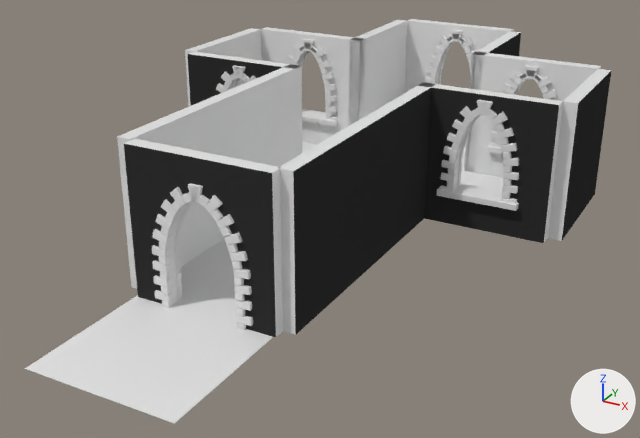
Two versions of the Blender file ProxyChurch.blend, one commit apart.
The view is the same before and after, from a camera (50 mm lens) standing at (12.36, -15.13, 10.6) and looking at (1.07, 5.4, 0.34). The axes (+X, +Y, +Z) are drawn at lower right. The lights are the same throughout.

Objects in the first picture: 'Archway Bricks.001_proxy', 'Floor.001_proxy', 'Floor.001_proxy.004', 'Floor.001_proxy.005', 'Floor.001_proxy.006', 'Wall.001_proxy', 'Wall.001_proxy.001', 'Wall.001_proxy.002', 'Wall.001_proxy.003', 'Wall.001_proxy.004', 'Wall.001_proxy.005', 'Wall.001_proxy.006', 'Wall.001_proxy.007', 'Window.001_proxy', 'Window.001_proxy.001', 'Window.001_proxy.002', 'Window.001_proxy.003', 'Window.001_proxy.004'.
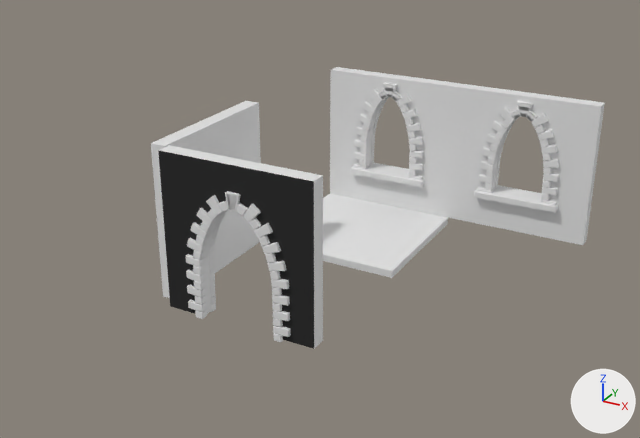
Commit message: 20 Linking Blend Files - Library Overrides

Patch to the scene script:
```diff
--- a/ProxyChurch.blend.py
+++ b/ProxyChurch.blend.py
@@ ob_archway_bricks_001_proxy @@
 ob_archway_bricks_001_proxy = bpy.data.objects.new('Archway Bricks.001_proxy', me_cube_010)
-ob_archway_bricks_001_proxy.location = (2.0, 0.0, 0.0)
+ob_archway_bricks_001_proxy.location = (3.0, 0.0, 0.0)
 ob_archway_bricks_001_proxy.rotation_euler = (0.0, 0.0, 3.142)  # degrees (0, 0, 180)
@@ ob_floor_001_proxy @@
-ob_floor_001_proxy = bpy.data.objects.new('Floor.001_proxy', me_plane)
@@ ob_wall_001_proxy @@
 ob_wall_001_proxy = bpy.data.objects.new('Wall.001_proxy', me_cube_003)
-ob_wall_001_proxy.location = (-1.0, 0.0, 0.0)
-ob_wall_001_proxy.rotation_euler = (0.0, 0.0, -4.712)  # degrees (0, 0, -270)
+ob_wall_001_proxy.location = (0.0, 0.0, 0.0)
+ob_wall_001_proxy.rotation_euler = (0.0, 0.0, 1.571)  # degrees (0, 0, 90)
@@ ob_window_001_proxy @@
-ob_window_001_proxy = bpy.data.objects.new('Window.001_proxy', me_cube_011)
@@ ob_wall_001_proxy_001 @@
-ob_wall_001_proxy_001 = bpy.data.objects.new('Wall.001_proxy.001', me_cube_003)
@@ ob_floor_001_proxy_001 @@
 ob_floor_001_proxy_001 = bpy.data.objects.new('Floor.001_proxy.001', me_plane)
-ob_floor_001_proxy_001.location = (-1.0, 4.0, 0.0)
+ob_floor_001_proxy_001.location = (0.0, 4.0, 0.0)
+_m = ob_floor_001_proxy_001.modifiers.new('Solidify', 'SOLIDIFY')
+_m.thickness = 0.2
+_m.nonmanifold_thickness_mode = 'FIXED'
+_m.nonmanifold_merge_threshold = 0.0003
@@ ob_floor_001_proxy_002 @@
-ob_floor_001_proxy_002 = bpy.data.objects.new('Floor.001_proxy.002', me_plane)
@@ ob_floor_001_proxy_003 @@
-ob_floor_001_proxy_003 = bpy.data.objects.new('Floor.001_proxy.003', me_plane)
@@ ob_window_001_proxy_001 @@
-ob_window_001_proxy_001 = bpy.data.objects.new('Window.001_proxy.001', me_cube_011)
@@ ob_window_001_proxy_002 @@
 ob_window_001_proxy_002 = bpy.data.objects.new('Window.001_proxy.002', me_cube_011)
-ob_window_001_proxy_002.location = (3.0, 12.0, 0.0)
+ob_window_001_proxy_002.location = (4.0, 8.0, 0.0)
@@ ob_window_001_proxy_003 @@
 ob_window_001_proxy_003 = bpy.data.objects.new('Window.001_proxy.003', me_cube_011)
-ob_window_001_proxy_003.location = (-1.0, 8.0, 0.0)
-ob_window_001_proxy_003.rotation_euler = (0.0, 0.0, 3.142)  # degrees (0, 0, 180)
+ob_window_001_proxy_003.location = (0.0, 8.0, 0.0)
@@ ob_window_001_proxy_004 @@
-ob_window_001_proxy_004 = bpy.data.objects.new('Window.001_proxy.004', me_cube_011)
@@ ob_floor_001_proxy_004 @@
-ob_floor_001_proxy_004 = bpy.data.objects.new('Floor.001_proxy.004', me_plane)
@@ ob_floor_001_proxy_005 @@
-ob_floor_001_proxy_005 = bpy.data.objects.new('Floor.001_proxy.005', me_plane)
@@ ob_wall_001_proxy_002 @@
-ob_wall_001_proxy_002 = bpy.data.objects.new('Wall.001_proxy.002', me_cube_003)
@@ ob_wall_001_proxy_003 @@
-ob_wall_001_proxy_003 = bpy.data.objects.new('Wall.001_proxy.003', me_cube_003)
@@ ob_wall_001_proxy_004 @@
-ob_wall_001_proxy_004 = bpy.data.objects.new('Wall.001_proxy.004', me_cube_003)
@@ ob_wall_001_proxy_005 @@
-ob_wall_001_proxy_005 = bpy.data.objects.new('Wall.001_proxy.005', me_cube_003)
@@ ob_wall_001_proxy_006 @@
-ob_wall_001_proxy_006 = bpy.data.objects.new('Wall.001_proxy.006', me_cube_003)
@@ ob_wall_001_proxy_007 @@
-ob_wall_001_proxy_007 = bpy.data.objects.new('Wall.001_proxy.007', me_cube_003)
@@ ob_floor_001_proxy_006 @@
-ob_floor_001_proxy_006 = bpy.data.objects.new('Floor.001_proxy.006', me_plane)
```

Boxes [x1, y1, x2, y2] around the edits, measured in the pictures (640 x 438 px):
'Archway Bricks.001_proxy', moved
    before: [124, 139, 283, 337]
    after: [158, 145, 323, 349]
'Window.001_proxy.002', moved
    before: [464, 52, 601, 178]
    after: [448, 84, 605, 245]
'Window.001_proxy.003', moved, turned
    before: [188, 52, 299, 106]
    after: [330, 67, 461, 218]
'Floor.001_proxy.006', deleted
    before: [25, 295, 273, 423]
'Window.001_proxy.004', deleted (black)
    before: [418, 82, 563, 243]
'Wall.001_proxy.001', deleted (black)
    before: [278, 119, 375, 335]
'Wall.001_proxy', moved, turned
    before: [117, 96, 230, 289]
    after: [151, 101, 261, 298]
'Wall.001_proxy.002', deleted (black)
    before: [362, 83, 436, 265]
'Floor.001_proxy.001', moved, modifiers changed (not visible before)
    after: [323, 194, 448, 278]
'Wall.001_proxy.005', deleted
    before: [216, 64, 302, 167]
'Wall.001_proxy.003', deleted
    before: [548, 69, 611, 241]
'Window.001_proxy.001', deleted
    before: [261, 27, 365, 144]
'Wall.001_proxy.007', deleted
    before: [348, 20, 407, 126]
'Window.001_proxy', deleted
    before: [405, 19, 514, 93]
'Floor.001_proxy', deleted
    before: [179, 239, 236, 318]
'Wall.001_proxy.006', deleted
    before: [185, 28, 262, 107]
'Wall.001_proxy.004', deleted
    before: [464, 31, 521, 173]
'Floor.001_proxy.005', deleted
    before: [460, 171, 503, 191]
'Floor.001_proxy.004', deleted
    before: [302, 142, 317, 153]
'Floor.001_proxy.003', deleted
    before: [462, 148, 465, 171]
